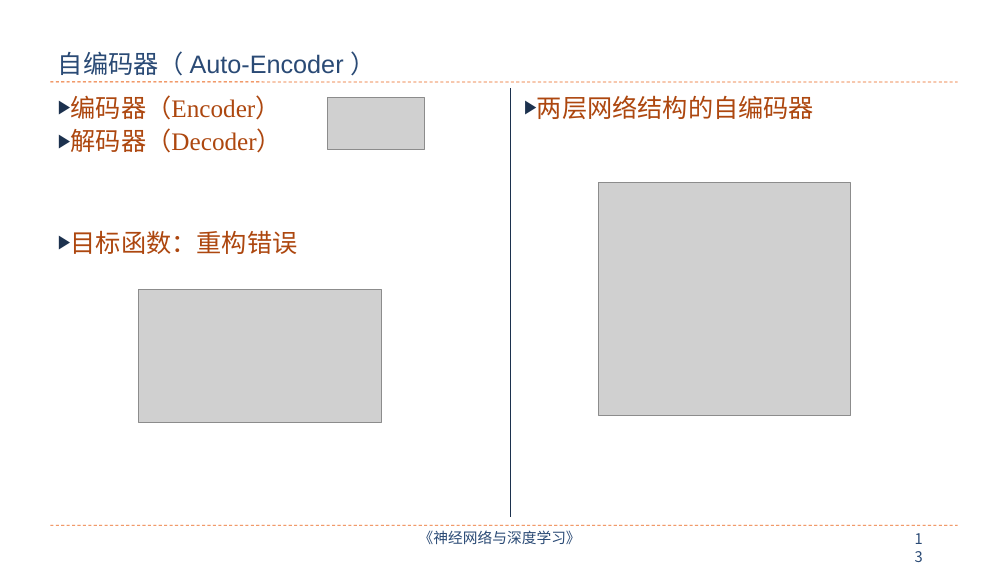
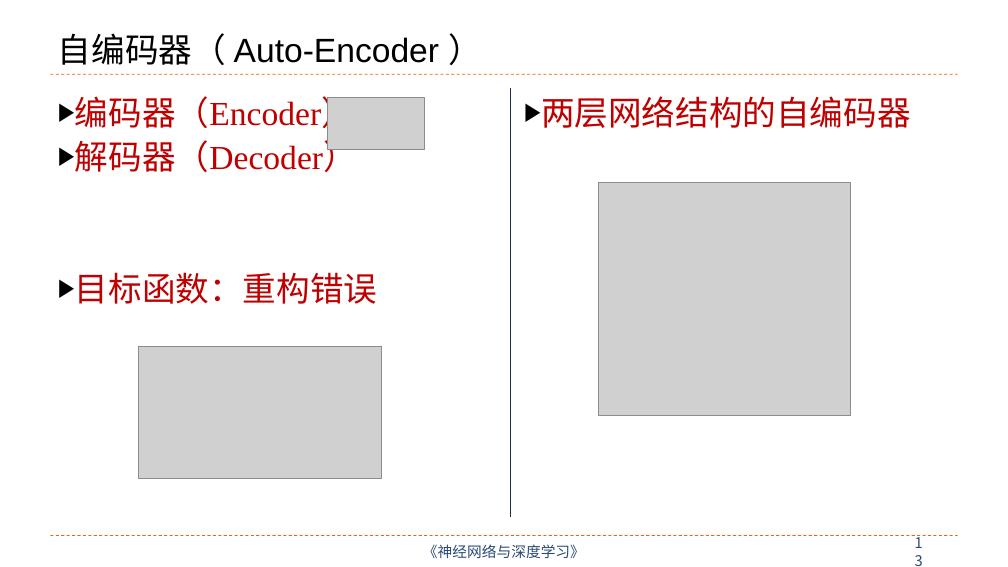
Before and after one commit to nndl/nndl.github.io, a slide deck: slide 13 of ppt/chap-无监督学习.pptx. Drawn at 1008x567 pixels with LibreOffice and Linux fonts; fonts in the diff are those of the drawing; grey boxes stand for pictures. Boxes give left, top, right and bottom in pixels: in the first picture for what was removed or moved away, otherwise in the second. Text is boxed around its words. In the diff, an @@ line names an element or a change of style, - is before the commit and + after.

```diff
--- a/ppt/chap-无监督学习.pptx
+++ b/ppt/chap-无监督学习.pptx
@@ title "自编码器（ Auto-Encoder ）" at (x1=58, y1=33, x2=439, y2=65): size 24 to 32 pt, text colour #2A4A75 to #000000 @@
@@ text "编码器（Encoder）" at (x1=75, y1=96, x2=377, y2=304): size 24 to 32 pt, text colour #AD470F to #C00000; bullet colour #1C314E to #000000 @@
@@ line moved from (51, 82) - (958, 82) to (51, 74) - (958, 74) @@
@@ text "两层网络结构的自编码器" at (x1=541, y1=96, x2=911, y2=128): size 24 to 32 pt, text colour #AD470F to #C00000; bullet colour #1C314E to #000000 @@
@@ picture moved from (x1=138, y1=290, x2=381, y2=422) to (x1=138, y1=346, x2=381, y2=479) @@
@@ line moved from (51, 526) - (958, 526) to (51, 535) - (958, 535) @@
@@ text "《神经网络与深度学习》" at (x1=423, y1=544, x2=585, y2=558): vertical alignment top to middle @@
@@ text "《神经网络与深度学习》" moved from (x1=419, y1=530, x2=581, y2=544) to (x1=423, y1=544, x2=585, y2=558) @@
@@ page number moved from (x1=907, y1=526, x2=938, y2=552) to (x1=907, y1=539, x2=938, y2=565) @@
@@ page number at (x1=907, y1=539, x2=938, y2=565): vertical alignment top to middle @@
```
Also in this commit, not shown: 26 other slides changed, 1 slide added, 1 slide removed, 3 other files.
